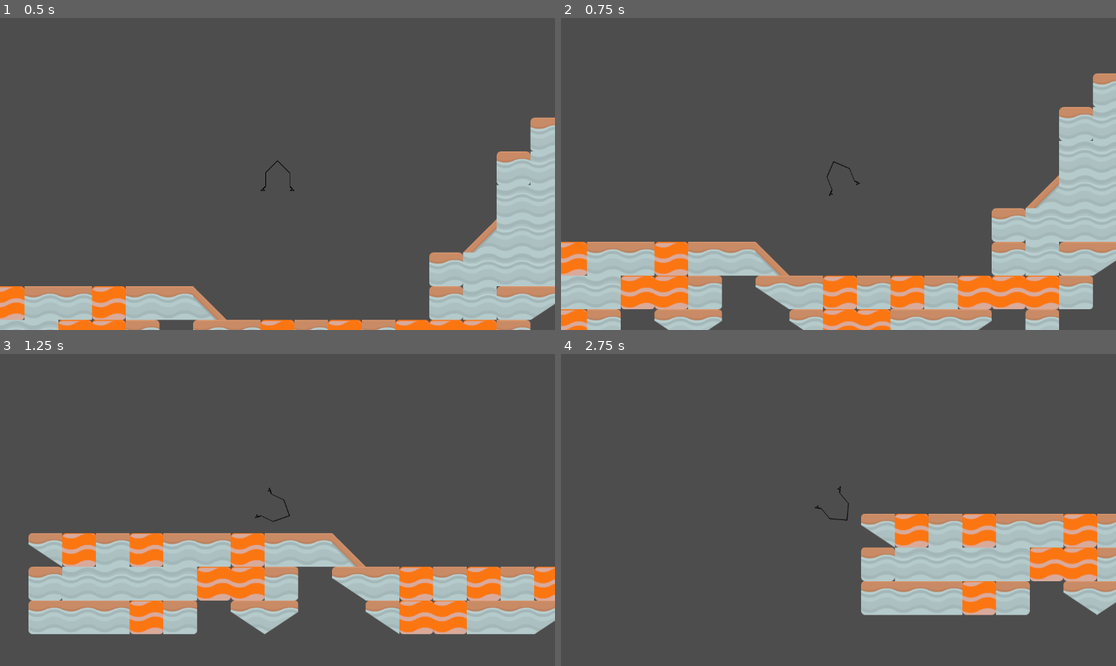
Above: before the commit, frames 1-4 (two rows, left to right).
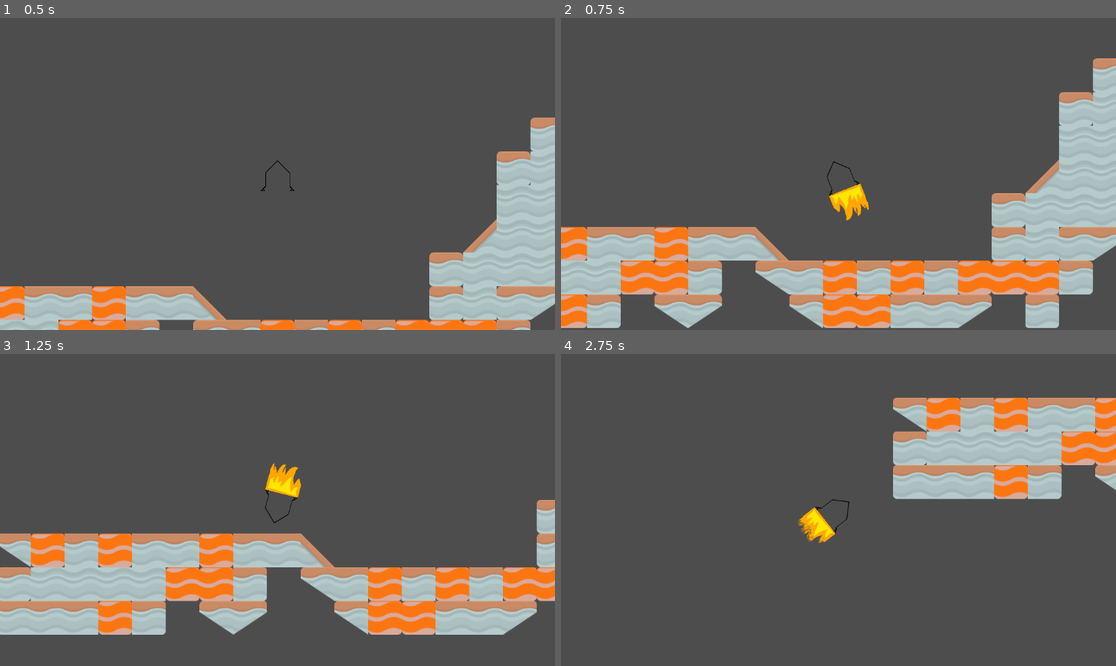
Above: after the commit, the same moments.

Repository: acidmath/DialIt
Game: Godot game, scene res://Main.tscn
Two runs of this game, one before a commit and one after it. Both use one fixed random seed, a clock stepped at 60 frames per second and the inputs below. Sound files missing from this copy of the repository are replaced by a short silence.
Inputs:
- Up to frame 1 (0.5 s): no input
- Up to frame 2 (0.75 s): hold W (thrust) from 0.53 s (still down); hold A (lRot) from 0.53 s (still down)
- Up to frame 3 (1.25 s): keep holding W (thrust); keep holding A (lRot)
- Up to frame 4 (2.75 s): release W (thrust) at 1.28 s; release A (lRot) at 1.28 s; tap Right (rRot) at 1.35 s; hold W (thrust) from 2.03 s (still down); hold A (lRot) from 2.03 s (still down)

Frame 1 is identical in both runs. In frame 2, 18% of the frame differs, in the area x 0-100%, y 12-100%; in frame 3, 19%; in frame 4, 26%, in the area x 42-100%, y 14-84%.

Commit message:
added sounds

Diff:
--- a/Controls.gd
+++ b/Controls.gd
@@ -1,6 +1,12 @@
 extends RigidBody2D
-var engine_force = 3000.0
+const ENGINE_FORCE_STEP_MAX = 10
+const THRUST_DELTA_UPDATE_THRESHOLD = 0.5
+var engine_force_step = 0
+var engine_force = 300.0
 var spin_force = 300.0
+var lastThrustDeltaUpdate = 0
+@onready var audio_stream_player_2d = $AudioStreamPlayer2D
+@onready var fire_sprite_2d = $FireSprite2D
 
 func _physics_process(delta):
 	if Input.is_action_pressed("lRot"):
@@ -8,4 +14,23 @@
 	if Input.is_action_pressed("rRot"):
 		apply_torque_impulse(spin_force)
 	if Input.is_action_pressed("thrust"):
-		apply_central_force(Vector2.from_angle(rotation - PI/2) * engine_force)
+		if(engine_force_step < ENGINE_FORCE_STEP_MAX):
+			engine_force_step += 1
+
+		apply_central_force(Vector2.from_angle(rotation - PI/2) * engine_force * engine_force_step)
+	elif(engine_force_step > 0):
+		engine_force_step -= 1
+
+	if(engine_force_step == 0):
+		fire_sprite_2d.visible = false
+		audio_stream_player_2d.stream_paused = true
+	else:
+		fire_sprite_2d.visible = true
+		audio_stream_player_2d.stream_paused = false
+		fire_sprite_2d.scale.x = engine_force_step * 0.1
+		fire_sprite_2d.scale.y = engine_force_step * 0.1
+		fire_sprite_2d.position.y = 70.0 * engine_force_step * 0.1
+		audio_stream_player_2d.volume_db = linear_to_db(abs(engine_force_step) * 0.1)
+
+	print(engine_force_step)
+	print(fire_sprite_2d.position.y)
--- a/Main.tscn
+++ b/Main.tscn
@@ -1,11 +1,43 @@
-[gd_scene load_steps=8 format=3 uid="uid://omkqitj3by8v"]
+[gd_scene load_steps=15 format=3 uid="uid://omkqitj3by8v"]
 
 [ext_resource type="Script" path="res://Controls.gd" id="1_up563"]
 [ext_resource type="Texture2D" uid="uid://cbt7qpfqc6trg" path="res://level/levelWithLava.png" id="1_xryi3"]
 [ext_resource type="Texture2D" uid="uid://cwjg0e8ke0qa" path="res://player/Lander_0.png" id="2_qn7y8"]
+[ext_resource type="Texture2D" uid="uid://dosflbl4771cc" path="res://player/fireSprite.png" id="3_ohatq"]
+[ext_resource type="AudioStream" uid="uid://cu185vlc38sq0" path="res://player/rocketShipSound.mp3" id="4_gqhyd"]
+[ext_resource type="Script" path="res://rocketShipSound.gd" id="5_36vn8"]
 
 [sub_resource type="RectangleShape2D" id="RectangleShape2D_qb25u"]
 size = Vector2(70, 70)
+
+[sub_resource type="AtlasTexture" id="AtlasTexture_qf6hw"]
+atlas = ExtResource("3_ohatq")
+region = Rect2(0, 0, 70, 70)
+
+[sub_resource type="AtlasTexture" id="AtlasTexture_5s0c3"]
+atlas = ExtResource("3_ohatq")
+region = Rect2(70, 0, 70, 70)
+
+[sub_resource type="AtlasTexture" id="AtlasTexture_vl4x4"]
+atlas = ExtResource("3_ohatq")
+region = Rect2(140, 0, 70, 70)
+
+[sub_resource type="SpriteFrames" id="SpriteFrames_tu5id"]
+animations = [{
+"frames": [{
+"duration": 1.0,
+"texture": SubResource("AtlasTexture_qf6hw")
+}, {
+"duration": 1.0,
+"texture": SubResource("AtlasTexture_5s0c3")
+}, {
+"duration": 1.0,
+"texture": SubResource("AtlasTexture_vl4x4")
+}],
+"loop": true,
+"name": &"default",
+"speed": 5.0
+}]
 
 [sub_resource type="PhysicsMaterial" id="PhysicsMaterial_putk1"]
 friction = 0.0
@@ -195,6 +227,15 @@
 
 [node name="Camera2D" type="Camera2D" parent="RigidBody2D"]
 
+[node name="FireSprite2D" type="AnimatedSprite2D" parent="RigidBody2D"]
+sprite_frames = SubResource("SpriteFrames_tu5id")
+autoplay = "default"
+
+[node name="AudioStreamPlayer2D" type="AudioStreamPlayer2D" parent="RigidBody2D"]
+stream = ExtResource("4_gqhyd")
+autoplay = true
+script = ExtResource("5_36vn8")
+
 [node name="TileMap" type="TileMap" parent="."]
 tile_set = SubResource("TileSet_q6elh")
 rendering_quadrant_size = 70
--- /dev/null
+++ b/rocketShipSound.gd
@@ -0,0 +1,9 @@
+extends AudioStreamPlayer2D
+@onready var audio_stream_player_2d = $"."
+
+func _ready():
+	audio_stream_player_2d.connect("finished", Callable(self, "_on_loop_sound").bind(audio_stream_player_2d))
+
+func _on_loop_sound(player):
+	player.stream_paused = false
+	player.play()
Binary file added: player/fire1.png
Not shown, added: player/fire1.png.import
Binary file added: player/fire2.png
Not shown, added: player/fire2.png.import
Binary file added: player/fire3.png
Not shown, added: player/fire3.png.import
Binary file added: player/fireSprite.png
Not shown, added: player/fireSprite.png.import
Not shown, added: player/rocketShipSound.mp3.import
Not shown, added: player/roc96C2.tmp
Not shown, added: player/rocketShipSound.m4a
Not shown, added: player/rocketShipSound.mp3
